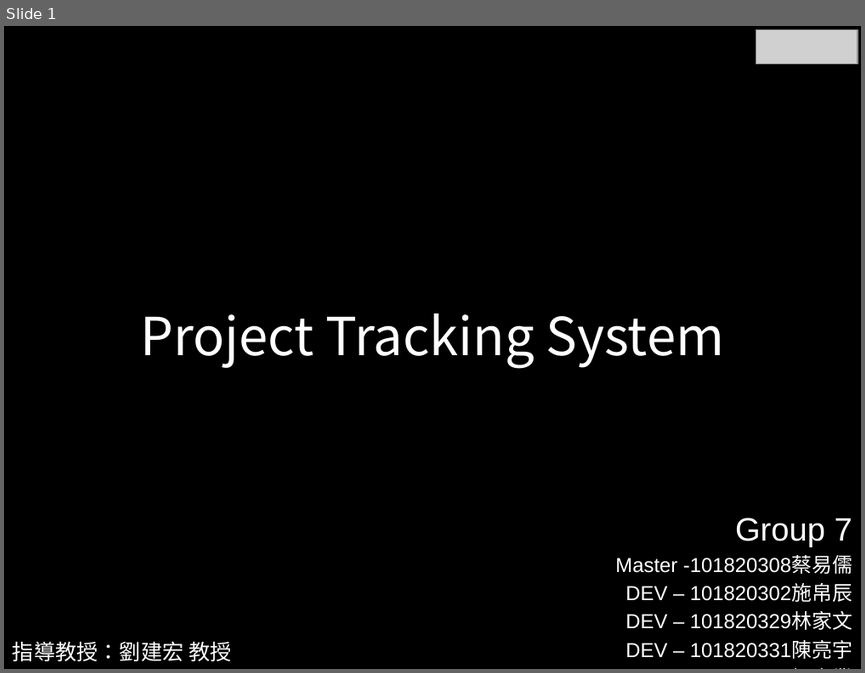
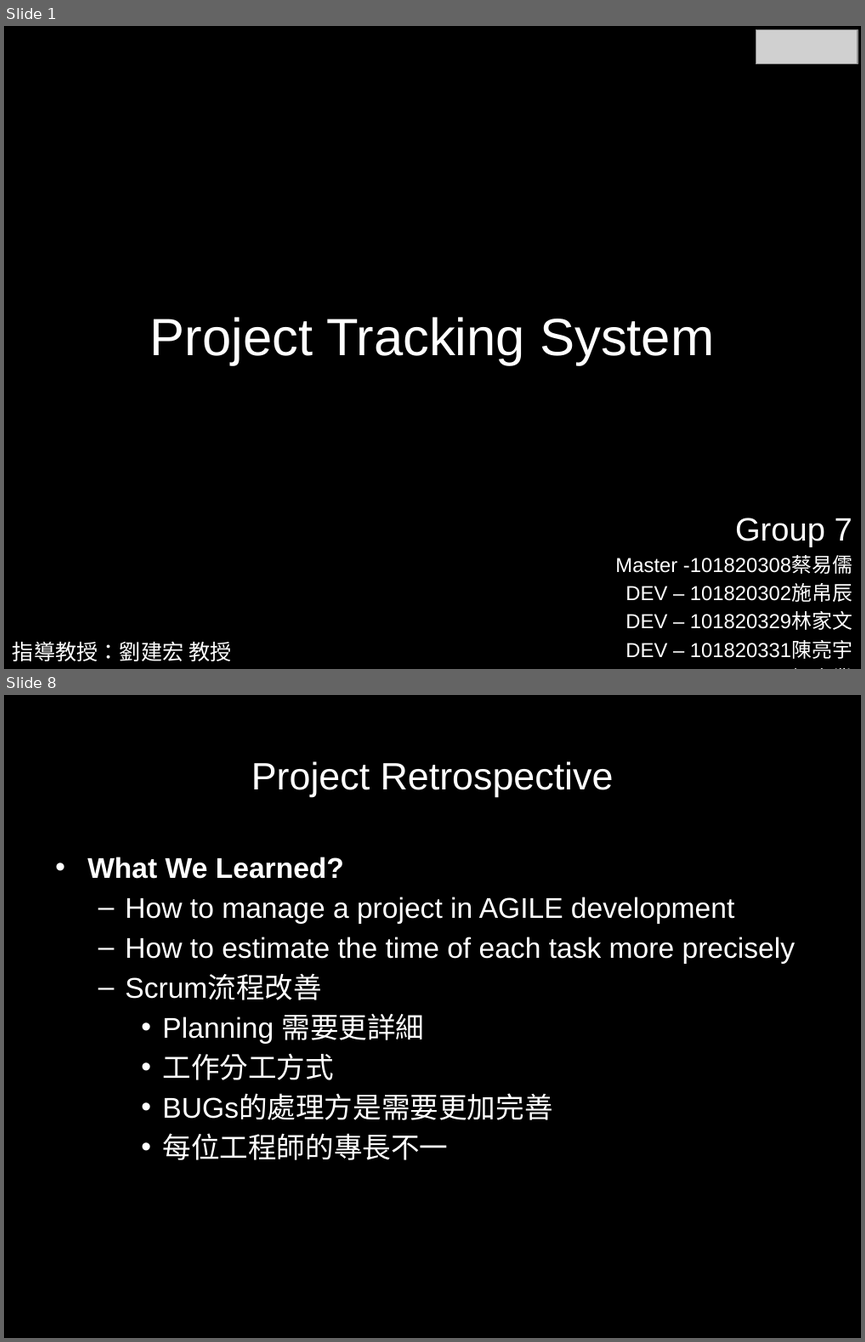
Before and after one commit to LutherTsaiTW/2015SoftwareEngineering, a slide deck: Phase03_Doc/Presentation/Final Presentations.pptx. Shown one above the other, each under a label of ours: slide 1 before the commit, slides 1 and 8 after it; the slides between them are not shown. The pictures are 865x673 and 865x1342 pixels, drawn with LibreOffice and Linux fonts; fonts in the diff are those of the drawing; grey boxes stand for pictures. Boxes give left, top, right and bottom in pixels: in the first picture for what was removed or moved away, otherwise in the second. Text is boxed around its words. In the diff, an @@ line names an element or a change of style, - is before the commit and + after.

```diff
--- a/Phase03_Doc/Presentation/Final Presentations.pptx
+++ b/Phase03_Doc/Presentation/Final Presentations.pptx
@@ slide 8 added at [4, 695, 861, 1338], background #000000 @@
@@ title added at [251, 761, 613, 797], 32 pt, text #FFFFFF @@
+Project Retrospective
@@ text added at [87, 857, 795, 1160], 24 pt, text #FFFFFF @@
+• What We Learned?
+  – How to manage a project in AGILE development
+  – How to estimate the time of each task more precisely
+  – Scrum流程改善
+    • Planning 需要更詳細
+    • 工作分工方式
+    • BUGs的處理方是需要更加完善
+    • 每位工程師的專長不一
@@ slide 1 changed as well @@
@@ title "Project Tracking System" at [150, 317, 714, 364]: font Noto Sans CJK SC to Arial @@
```
Also in this commit, not shown: 7 other slides added, 1 slide removed, 1 other file.
